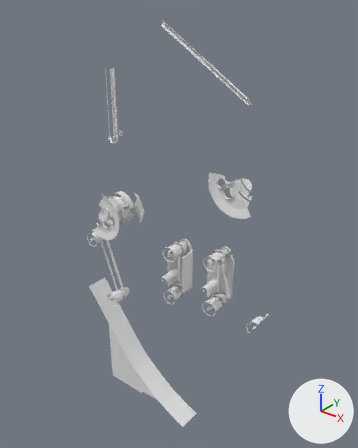
Renders of the OBJ model RoyalFlush_1957/gameitems/Primitive.LM_GI_GI5_Parts.obj from each side of a commit.
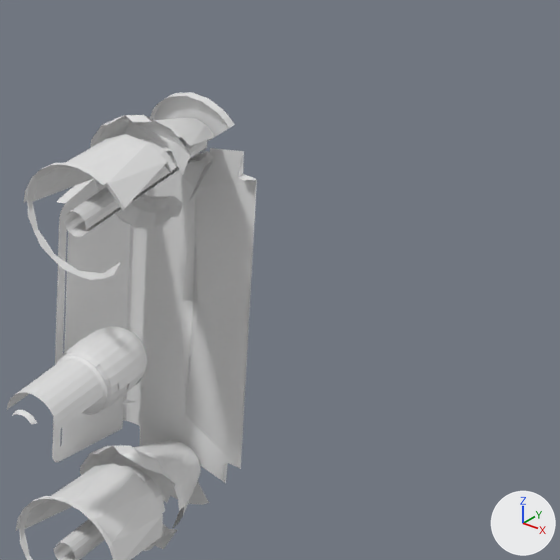
There are two pictures of each version: one whole from a 50 mm camera at (375.0, -672.0, 30.0) aimed at (-217.0, 68.0, -429.0), one close up on the part from 56% to 77% of the width and 52% to 69% of the height. The axes (+X, +Y, +Z) are drawn at lower right. The lights are the same throughout. Where no turn or scale is listed for an object, it has been applied to the vertices. Vertices at the same position are counted once.

In view in the first close-up: 'LM_GI_GI5_Parts'.
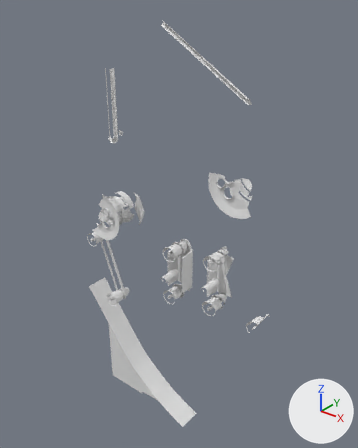
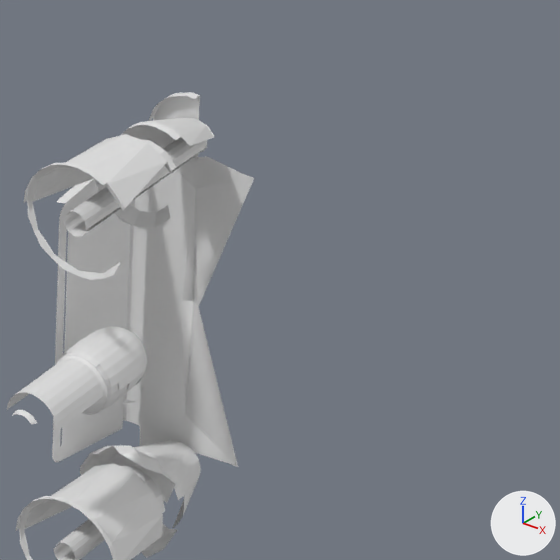
Where the change shows, as pixel boxes [x1, y1, x2, y2] in the close-ups (560 x 560 px):
'LM_GI_GI5_Parts', reshaped
    before: [7, 92, 257, 560]
    after: [7, 92, 254, 560]
part 1 of me_lm_gi_gi5_parts, deleted
    before: [91, 115, 191, 228]
part 2 of me_lm_gi_gi5_parts, cut back
    before: [83, 95, 257, 511]
    after: [142, 545, 163, 558]

Patch to the scene script:
```diff
--- a/RoyalFlush_1957/gameitems/Primitive.LM_GI_GI5_Parts.obj.py
+++ b/RoyalFlush_1957/gameitems/Primitive.LM_GI_GI5_Parts.obj.py
@@ me_lm_gi_gi5_parts @@
 # used by ob_lm_gi_gi5_parts; location = (0.0, 0.0, 0.0)
-me_lm_gi_gi5_parts.from_pydata(...)  # 4446 vertices, 6280 faces; spans x -445.0..24.0, y -24.0..87.0, z -965.0..-28.0
+me_lm_gi_gi5_parts.from_pydata(...)  # 4318 vertices, 6110 faces; spans x -445.0..24.0, y -24.0..87.0, z -965.0..-28.0
+# me_lm_gi_gi5_parts part 1: the loose piece of 58 vertices spanning x -104.0..-74.0, y 26.0..33.0, z -464.0..-431.0 is deleted
+# me_lm_gi_gi5_parts part 2
+# 71 vertices are removed from x -98.0..-68.0, y -3.0..54.0, z -564.0..-434.0
+# 96 faces are deleted
+# 1 vertex is added at (-81.0, 28.0, -566.0)
+# 2 new faces join them
```
